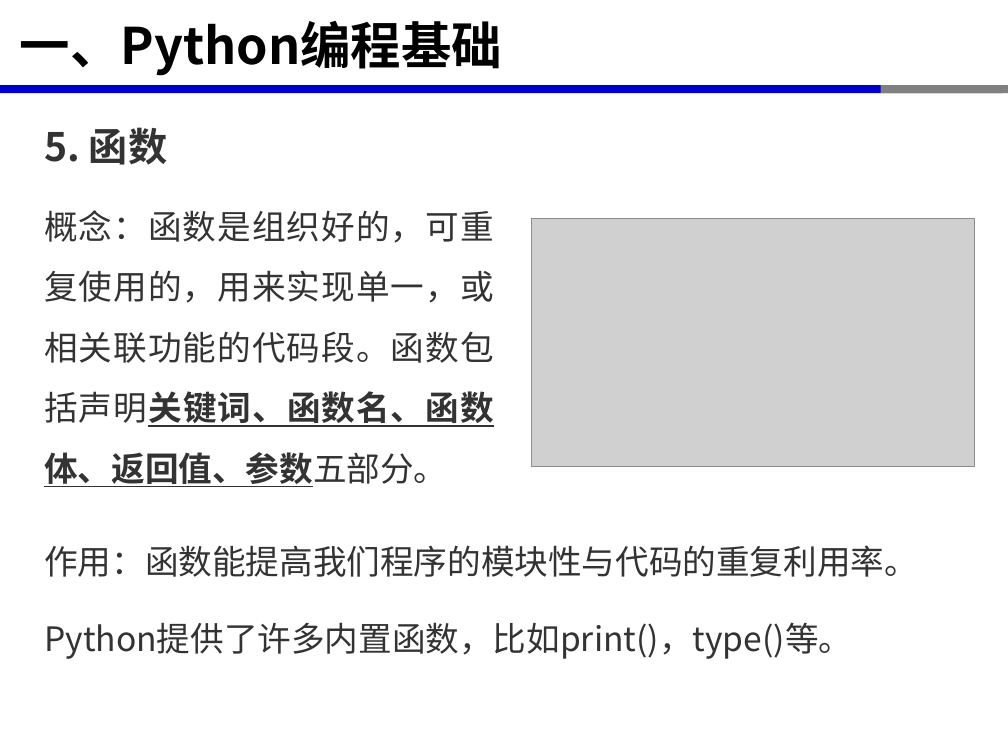
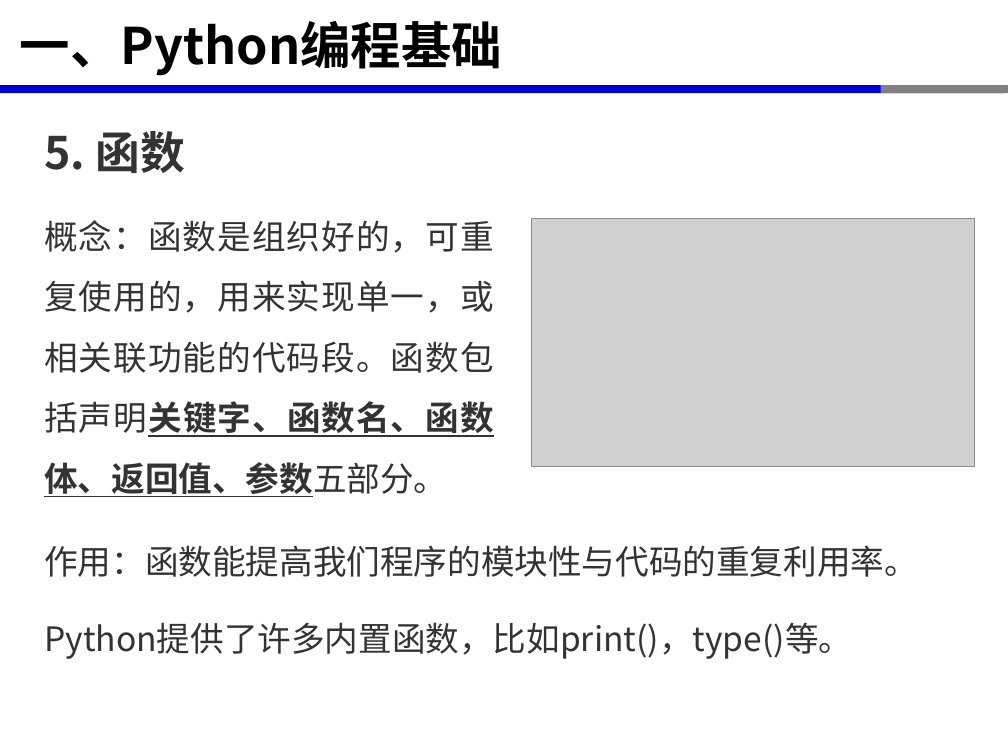
Before and after one commit to xinluo2018/open-source-gis-course, a slide deck: slide 13 of 第3章-开源GIS软件开发环境-6课时/第3章-2-开源GIS软件开发环境-Python编程基础-2学时.pptx (slide 12 before the commit). Drawn at 1008x756 pixels with LibreOffice and Linux fonts; fonts in the diff are those of the drawing; grey boxes stand for pictures. Boxes give left, top, right and bottom in pixels: in the first picture for what was removed or moved away, otherwise in the second. Text is boxed around its words. In the diff, an @@ line names an element or a change of style, - is before the commit and + after.

```diff
--- a/第3章-开源GIS软件开发环境-6课时/第3章-2-开源GIS软件开发环境-Python编程基础-2学时.pptx
+++ b/第3章-开源GIS软件开发环境-6课时/第3章-2-开源GIS软件开发环境-Python编程基础-2学时.pptx
@@ text at box(44, 131, 185, 173): size 28 to 32 pt in "5. 函数"; more space between paragraphs @@
@@ text at box(44, 220, 494, 497): text changed @@
-概念：函数是组织好的，可重复使用的，用来实现单一，或相关联功能的代码段。函数包括声明关键词、函数名、函数体、返回值、参数五部分。
+概念：函数是组织好的，可重复使用的，用来实现单一，或相关联功能的代码段。函数包括声明关键字、函数名、函数体、返回值、参数五部分。
```
Also in this commit, not shown: 11 other slides changed, 2 slides added, 1 slide removed, 15 other files.
